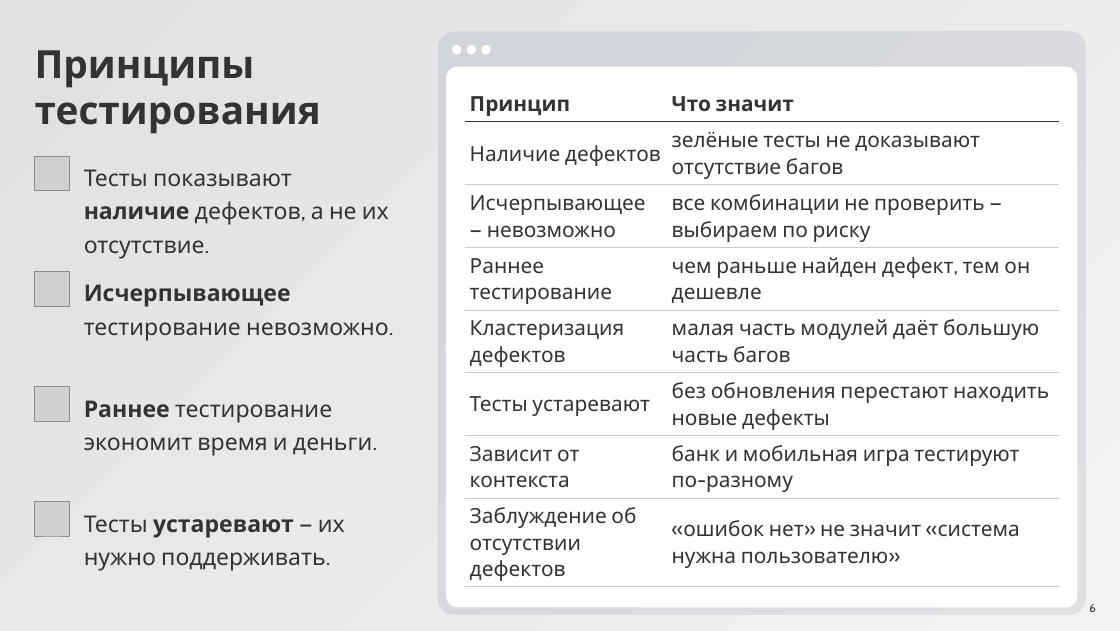
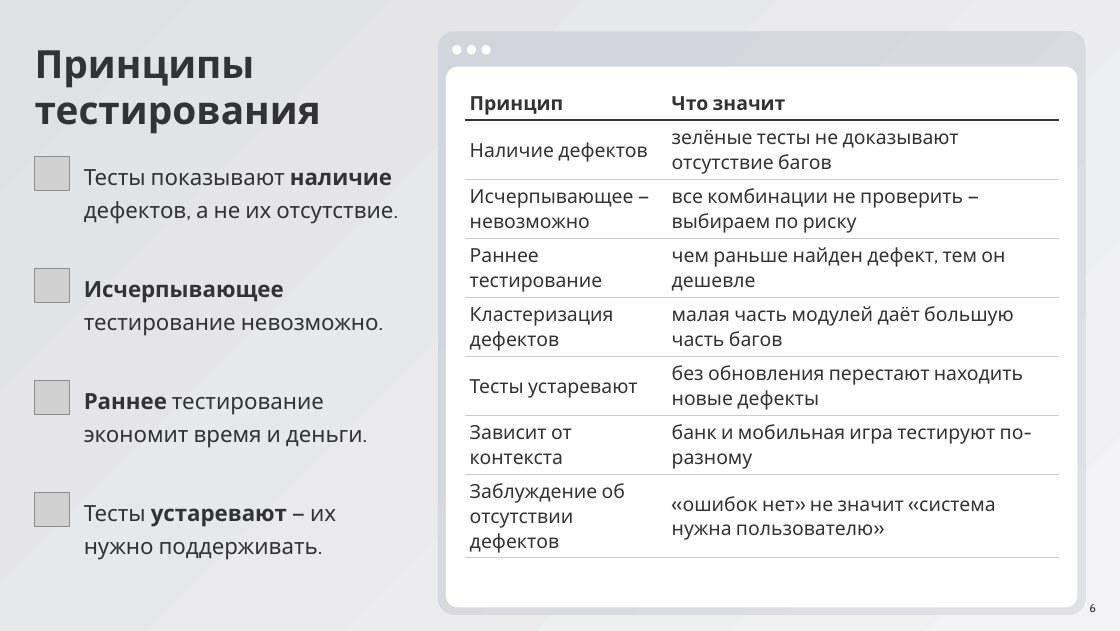
Before and after one commit to ArthurAipov/market-pulse-innopolis, a slide deck: slide 6 of advanced/docs/seminar8/Семинар 8.pptx. Drawn at 1120x631 pixels with LibreOffice and Linux fonts; fonts in the diff are those of the drawing; grey boxes stand for pictures. Boxes give left, top, right and bottom in pixels: in the first picture for what was removed or moved away, otherwise in the second. Text is boxed around its words. In the diff, an @@ line names an element or a change of style, - is before the commit and + after.

```diff
--- a/advanced/docs/seminar8/Семинар 8.pptx
+++ b/advanced/docs/seminar8/Семинар 8.pptx
@@ table at (x1=465, y1=85, x2=1058, y2=558) @@
@@ size 29 to 27 pt @@
@@ picture moved from (x1=35, y1=272, x2=69, y2=306) to (x1=35, y1=268, x2=69, y2=303) @@
@@ picture moved from (x1=35, y1=386, x2=69, y2=421) to (x1=35, y1=380, x2=69, y2=415) @@
@@ picture moved from (x1=35, y1=502, x2=69, y2=536) to (x1=35, y1=492, x2=69, y2=527) @@
@@ size 32 to 31 pt in 4 elements at (x1=84, y1=169, x2=393, y2=223), (x1=84, y1=281, x2=379, y2=335), (x1=84, y1=393, x2=363, y2=447), (x1=84, y1=505, x2=336, y2=559) @@
@@ text "Тесты устаревают — их нужно ..." moved from (x1=84, y1=515, x2=345, y2=571) to (x1=84, y1=505, x2=336, y2=559) @@
```
Also in this commit, not shown: 30 other slides changed.
